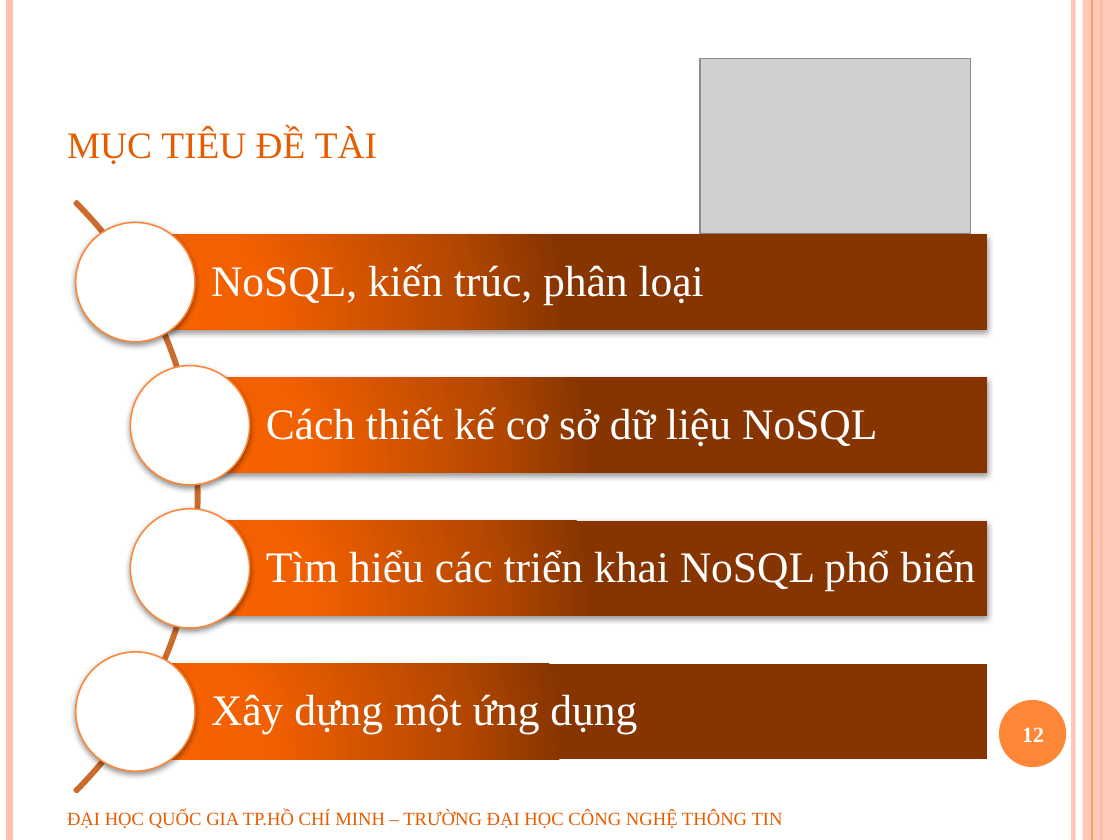
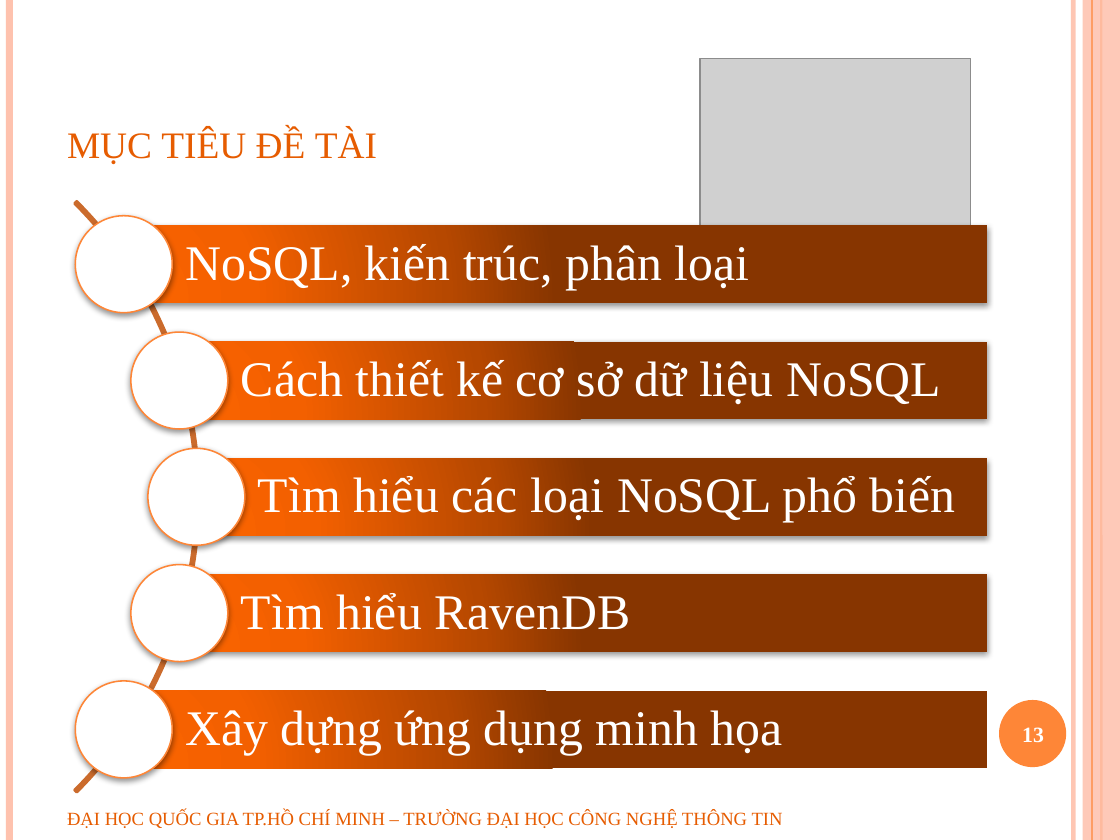
Before and after one commit to geovip/nosqlravendbuit, a slide deck: slide 13 of Document/slide bao cao.pptx (slide 12 before the commit). Drawn at 1120x840 pixels with LibreOffice and Linux fonts; fonts in the diff are those of the drawing; grey boxes stand for pictures; background and template pictures are left out. Boxes give left, top, right and bottom in pixels: in the first picture for what was removed or moved away, otherwise in the second. Text is boxed around its words. In the diff, an @@ line names an element or a change of style, - is before the commit and + after.

```diff
--- a/Document/slide bao cao.pptx
+++ b/Document/slide bao cao.pptx
@@ ellipse: place and size @@
-ellipse at (76,223,195,342)
+ellipse at (75,216,172,314)
@@ text "NoSQL, kiến trúc, phân loại": place and size @@
-text "NoSQL, kiến trúc, phân loại" at (211,264,704,304)
+text "NoSQL, kiến trúc, phân loại" at (185,244,749,290)
@@ text "NoSQL, kiến trúc, phân loại" at (185,244,749,290): size 28 to 32 pt; more space between paragraphs @@
@@ rectangle: place and size @@
-rectangle at (136,234,987,329)
+rectangle at (123,225,987,302)
@@ ellipse: place and size @@
-ellipse at (130,365,249,484)
+ellipse at (131,332,228,429)
@@ text "Cách thiết kế cơ sở ..." at (241,360,941,405): size 28 to 32 pt; more space between paragraphs @@
@@ text "Cách thiết kế cơ sở ...": place and size @@
-text "Cách thiết kế cơ sở ..." at (266,407,877,446)
+text "Cách thiết kế cơ sở ..." at (241,360,941,405)
@@ rectangle: place and size @@
-rectangle at (190,377,988,473)
+rectangle at (179,342,987,419)
@@ ellipse added at (148,448,245,545), fill #FFFFFF, outline #FE8637 1 pt @@
@@ rectangle added at (196,458,987,535), fill gradient #FD6400 to #F46100 to #B74900 to #873600 @@
@@ text at (258,476,956,523): text changed; size 28 to 32 pt @@
-Tìm hiểu các triển khai NoSQL phổ biến
+Tìm hiểu các loại NoSQL phổ biến
@@ ellipse: place and size @@
-ellipse at (130,508,249,627)
+ellipse at (131,564,228,662)
@@ rectangle: place and size @@
-rectangle at (190,521,988,616)
+rectangle at (179,575,987,652)
@@ text added at (241,593,630,630), 32 pt, text #FFFFFF @@
+Tìm hiểu RavenDB
@@ ellipse: place and size @@
-ellipse at (76,652,195,771)
+ellipse at (75,681,172,778)
@@ rectangle: place and size @@
-rectangle at (136,664,987,759)
+rectangle at (123,691,987,768)
@@ text at (185,710,783,755): text changed; size 28 to 32 pt @@
-Xây dựng một ứng dụng
+Xây dựng ứng dụng minh họa
@@ page number at (1022,727,1044,742): text changed @@
-12
+13
```
Also in this commit, not shown: 8 other slides changed, 1 slide added.
